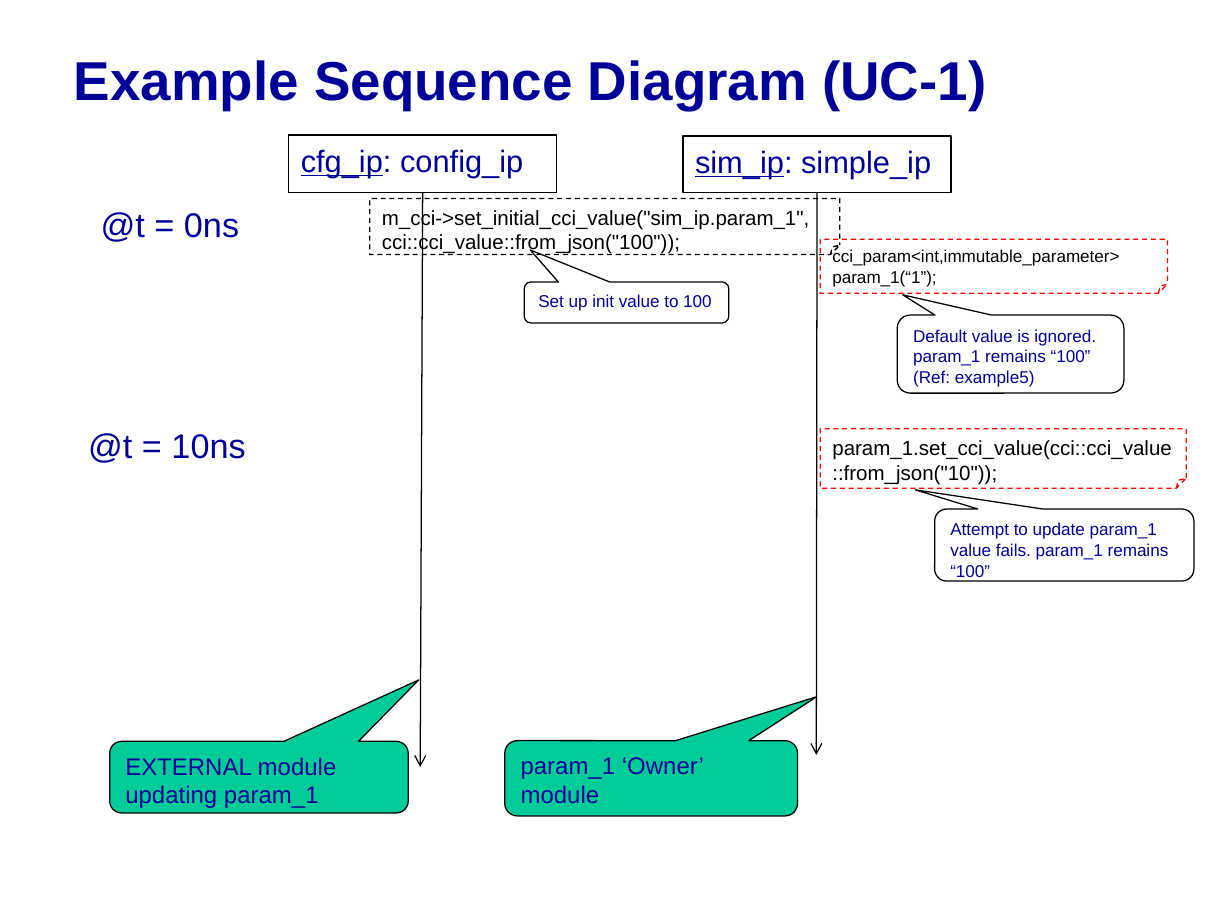
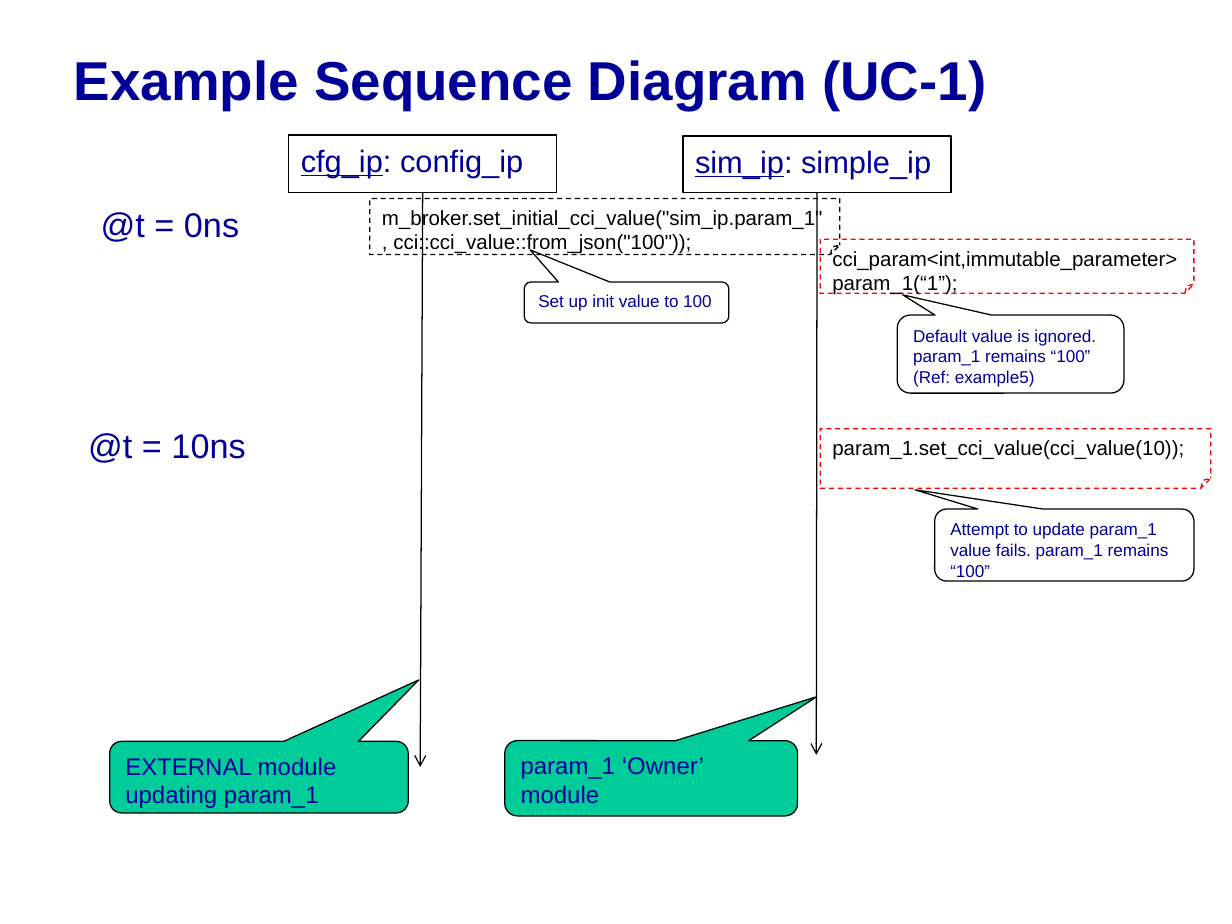
Before and after one commit to accellera-official/cci, a slide deck: slide 3 of examples/ex04_Simple_Immutable_Param/docs/ex04_Simple_Immutable_Param.ppt. Drawn at 1232x924 pixels with LibreOffice and Linux fonts; fonts in the diff are those of the drawing; background and template pictures are left out. Boxes give left, top, right and bottom in pixels: in the first picture for what was removed or moved away, otherwise in the second. Text is boxed around its words. In the diff, an @@ line names an element or a change of style, - is before the commit and + after.

```diff
--- a/examples/ex04_Simple_Immutable_Param/docs/ex04_Simple_Immutable_Param.ppt
+++ b/examples/ex04_Simple_Immutable_Param/docs/ex04_Simple_Immutable_Param.ppt
@@ text in folded corner at <box>382,209,823,254</box>: text changed @@
-m_cci->set_initial_cci_value("sim_ip.param_1", cci::cci_value::from_json("100"));
+m_broker.set_initial_cci_value("sim_ip.param_1", cci::cci_value::from_json("100"));
@@ folded corner "cci_param<int,immutable_parameter>": place and size @@
-folded corner "cci_param<int,immutable_parameter>" at <box>821,239,1168,293</box>
+folded corner "cci_param<int,immutable_parameter>" at <box>821,239,1194,293</box>
@@ folded corner "cci_param<int,immutable_parameter>" at <box>821,239,1194,293</box>: size 10 to 12 pt @@
@@ folded corner "param_1.set_cci_value(cci_value(10));": place and size @@
-folded corner "param_1.set_cci_value(cci_value(10));" at <box>821,429,1186,488</box>
+folded corner "param_1.set_cci_value(cci_value(10));" at <box>821,429,1211,488</box>
@@ text in folded corner at <box>832,440,1184,460</box>: text changed @@
-param_1.set_cci_value(cci::cci_value::from_json("10"));
+param_1.set_cci_value(cci_value(10));
```
Also in this commit, not shown: 4 other slides changed, 3 other files.
